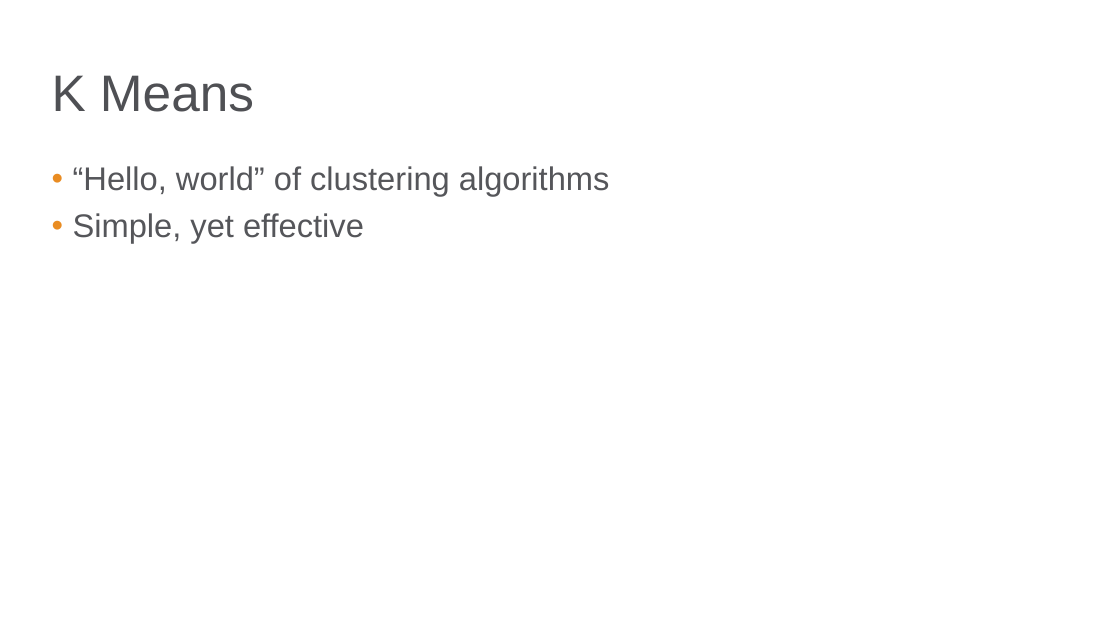
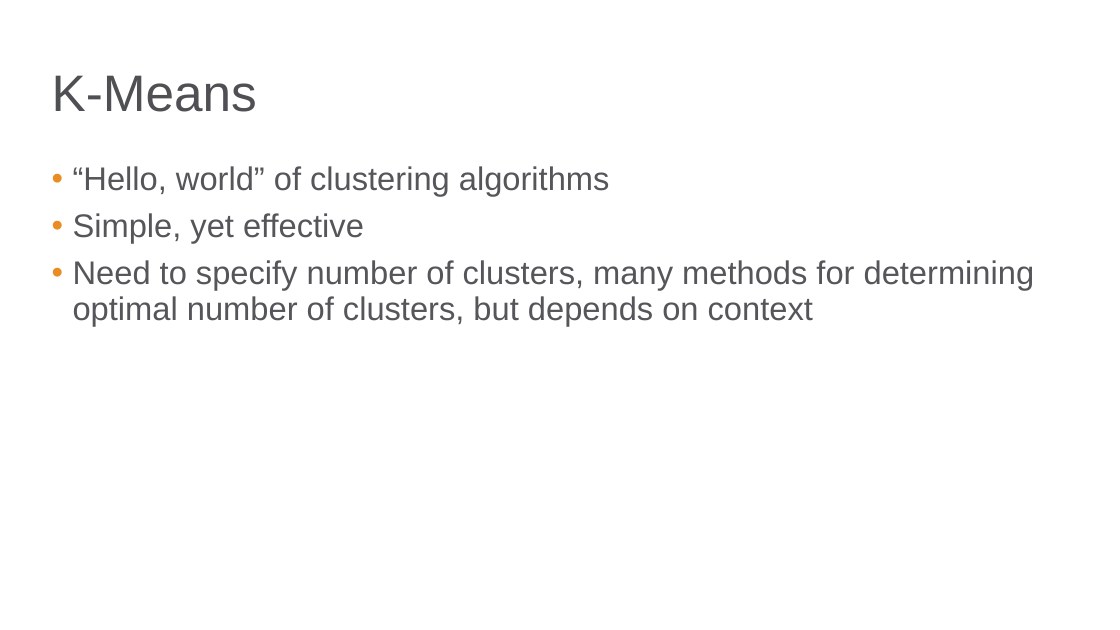
Before and after one commit to bgstieber/APRA-PD-DAS-2019, a slide deck: slide 8 of Generating Insights from Clustering Large Donors - BStieber APRA DAS19.pptx. Drawn at 1120x630 pixels with LibreOffice and Linux fonts; fonts in the diff are those of the drawing; background and template pictures are left out. Boxes give left, top, right and bottom in pixels: in the first picture for what was removed or moved away, otherwise in the second. Text is boxed around its words. In the diff, an @@ line names an element or a change of style, - is before the commit and + after.

```diff
--- a/Generating Insights from Clustering Large Donors - BStieber APRA DAS19.pptx
+++ b/Generating Insights from Clustering Large Donors - BStieber APRA DAS19.pptx
@@ title at bbox=[52, 75, 257, 112]: text changed @@
-K Means
+K-Means
@@ text at bbox=[73, 260, 1035, 326]: paragraph added @@
+• Need to specify number of clusters, many methods for determining optimal number of clusters, but depends on context
```
Also in this commit, not shown: 1 other slide changed, 5 slides added, 3 slides removed, 3 other files.
